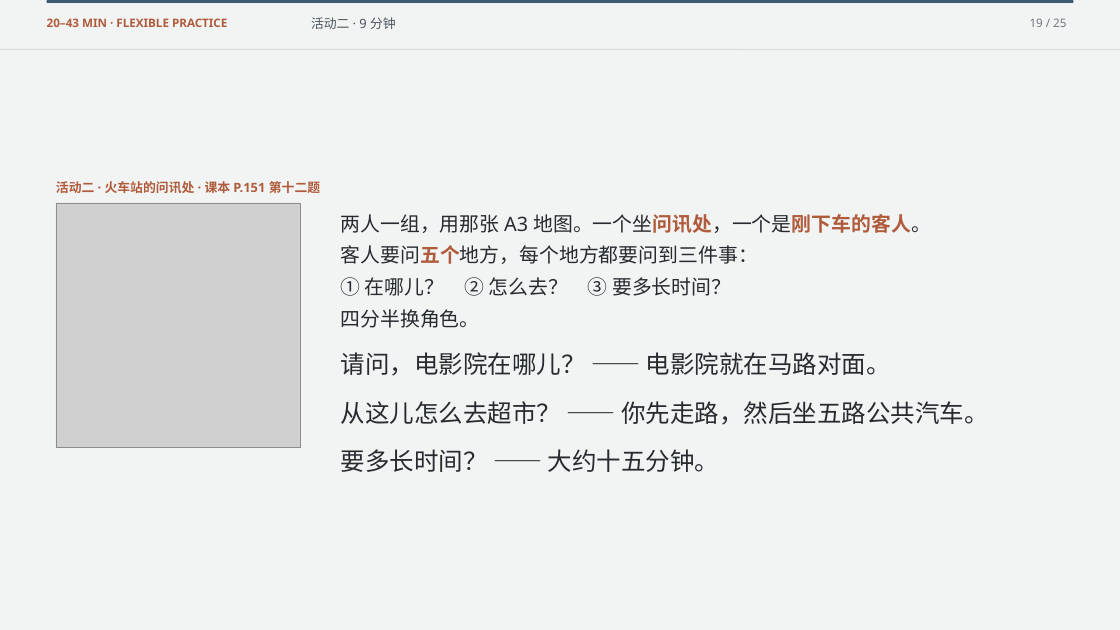
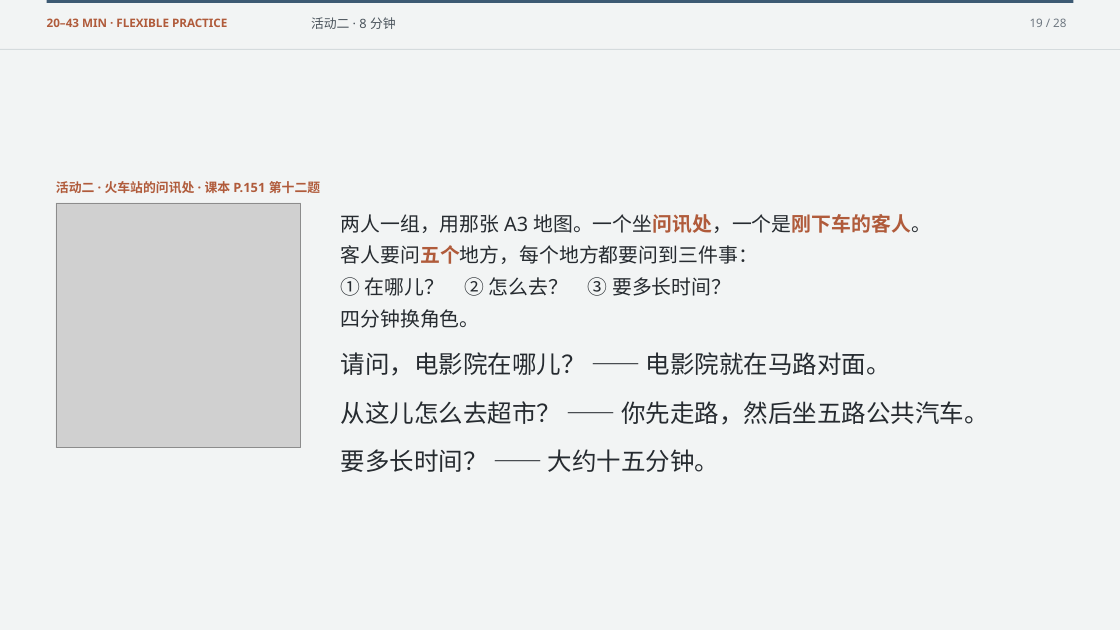
Before and after one commit to luojiahai/deck, a slide deck: slide 19 of index/designs/y8-l15/l6-my-neighbourhood/l6-my-neighbourhood.pptx. Drawn at 1120x630 pixels with LibreOffice and Linux fonts; fonts in the diff are those of the drawing; grey boxes stand for pictures. Boxes give left, top, right and bottom in pixels: in the first picture for what was removed or moved away, otherwise in the second. Text is boxed around its words. In the diff, an @@ line names an element or a change of style, - is before the commit and + after.

```diff
--- a/index/designs/y8-l15/l6-my-neighbourhood/l6-my-neighbourhood.pptx
+++ b/index/designs/y8-l15/l6-my-neighbourhood/l6-my-neighbourhood.pptx
@@ text at [311, 17, 396, 29]: text changed @@
-活动二 · 9 分钟
+活动二 · 8 分钟
@@ text at [341, 309, 480, 328]: text changed @@
-四分半换角色。
+四分钟换角色。
```
Also in this commit, not shown: 24 other slides changed, 3 slides added, 49 other files.
